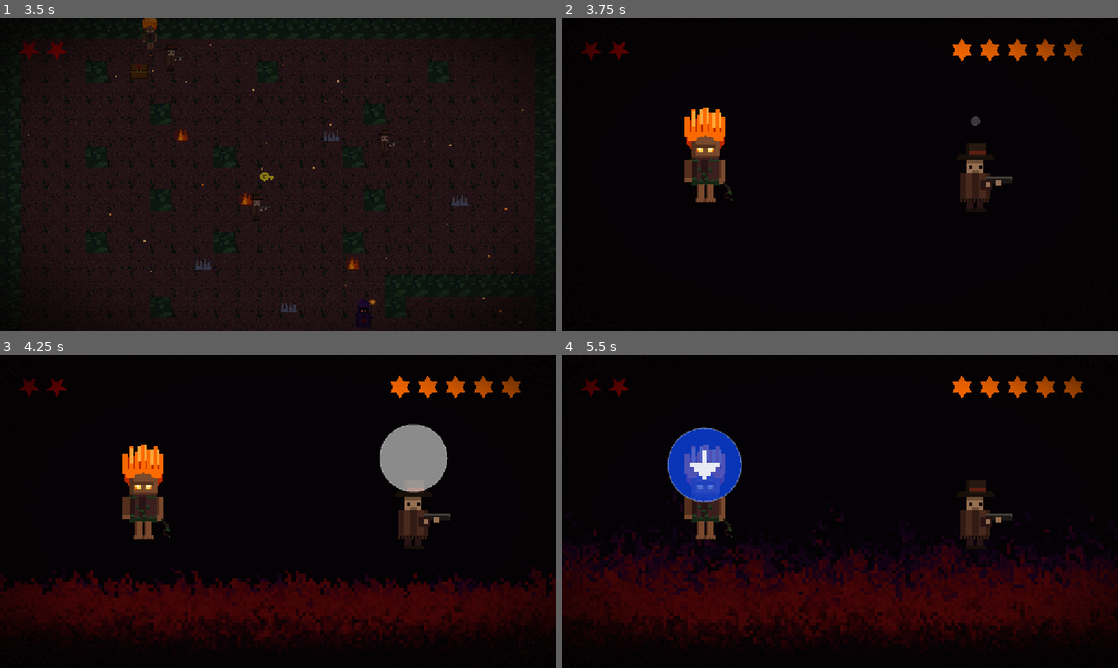
Above: before the commit, frames 1-4 (two rows, left to right).
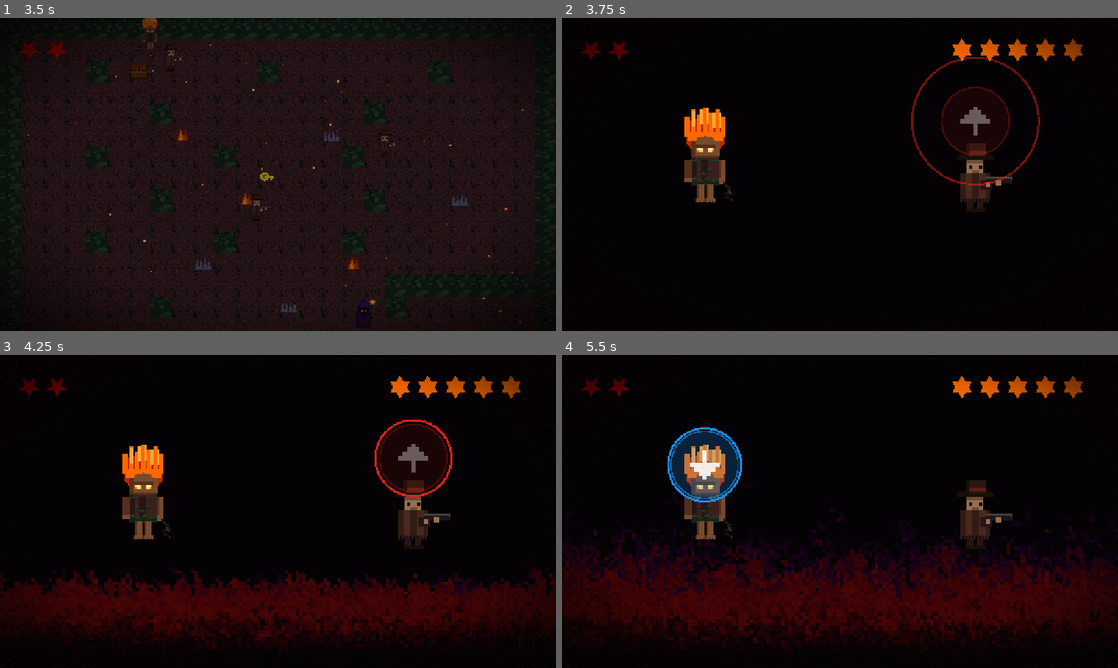
Above: after the commit, the same moments.

Repository: baltazarparra/darkgrid
Game: Godot game, scene res://scenes/ui/main_menu.tscn
Same seed, same stepped clock (60 frames per second), same inputs: the game is played once before the commit and once after it.
Inputs (mouse positions are in pixels of both pictures, inside the frame that each line leads up to):
- Up to frame 1 (3.5 s): click "Iniciar" at 0.5 s; click "Entrar na Floresta" at 1.25 s; tap Enter (ui_accept) at 2, 2.27 s; move the mouse to (400, 158) at 2.02 s; hold Right (ui_right) 2.03-2.75 s; hold Shift 2.03-2.75 s; click (400, 158) at 2.17 s; drag from (166, 190) to (250, 237) at 2.77 s
- Up to frame 2 (3.75 s): tap Enter (ui_accept) at 3.5 s; move the mouse to (895, 105) at 3.52 s; hold Right (ui_right) from 3.53 s (still down); tap Ctrl at 3.6 s
- Up to frame 3 (4.25 s): keep holding Right (ui_right)
- Up to frame 4 (5.5 s): release Right (ui_right) at 4.25 s; drag from (812, 574) to (673, 464) at 4.27 s; move the mouse to (1006, 558) at 5.02 s; hold Left (ui_left) from 5.03 s (still down); tap Alt at 5.1 s; tap Enter (ui_accept) at 5.27 s

Frame 1 is identical in both runs. In frame 2, 0.9% of the frame differs, in the area x 62-86%, y 12-54%; in frame 3, 2.5%, in the area x 67-82%, y 20-46%; in frame 4, 2.3%.

Commit message:
feat(combate): bolha de timing estilo Legend of Dragoon (anel convergente)
Reescreve timing_bubble.gd para o action command no estilo The Legend of
Dragoon: anel-alvo fixo + anel externo que encolhe até cruzá-lo na zona
perfeita, com o glifo da tecla (seta) sempre visível no centro. A
convergência comunica o instante exato de apertar — leitura muito mais
clara que o círculo que apenas crescia/pulsava.

- Lógica intacta: TimingSystem, fluxo de turnos e TIMING_PERFECT_* iguais.
- API preservada: show_bubble/burst_success/burst_fail/vulnerable_entered.
- RADIUS_MAX = 1.9x (extensão visual lida por _is_under_dpad); burst
  ancorado em RADIUS_TARGET. Vale p/ ataque e defesa.

Co-Authored-By: Claude Opus 4.8 <noreply@anthropic.com>

Diff:
--- a/scripts/ui/timing_bubble.gd
+++ b/scripts/ui/timing_bubble.gd
@@ -5,13 +5,18 @@
 signal vulnerable_entered
 
 # ─── Constants ─────────────────────────────────────
-const RADIUS_MIN: float = 4.0
-const RADIUS_MAX: float = 40.0
-
-const PHASE_GROW: int = 0
-const PHASE_VULNERABLE: int = 1
-const PHASE_EXPLODE: int = 2
-const PHASE_IDLE: int = 3
+## Anel-alvo fixo: marca a janela de acerto. O jogador aperta quando o anel
+## convergente se sobrepõe a ele.
+const RADIUS_TARGET: float = 40.0
+## Maior extensão visual da bolha (raio inicial do anel convergente). Lido
+## externamente por arena_manager.gd (_is_under_dpad) para afastar a bolha do
+## D-pad — manter como o maior raio que a bolha desenha.
+const RADIUS_MAX: float = RADIUS_TARGET * 1.9
+## Raio final do colapso na falha (anel encolhe para dentro do alvo).
+const RADIUS_COLLAPSE: float = RADIUS_TARGET * 0.12
+
+const PHASE_ACTIVE: int = 0
+const PHASE_IDLE: int = 1
 
 # ─── State ─────────────────────────────────────────
 var _duration: float = 0.8
@@ -19,10 +24,15 @@
 var _perfect_end: float = 0.85
 var _elapsed: float = 0.0
 var _phase: int = PHASE_IDLE
-var _radius: float = RADIUS_MIN
+var _outer_radius: float = RADIUS_MAX
 var _color: Color = Color(1, 1, 1, 0.2)
+var _target_alpha: float = 0.25
+var _arrow_alpha: float = 0.35
+var _vuln_emitted: bool = false
 var _burst_timer: float = -1.0
 var _burst_fail: bool = false
+var _burst_radius: float = RADIUS_TARGET
+var _burst_color: Color = Color(1, 1, 1, 0.9)
 var _defense_mode: bool = false
 var _vuln_color: Color = Color.TRANSPARENT
 var _key_hint: String = "up"
@@ -33,19 +43,7 @@
 
 func _process(delta: float) -> void:
 	if _burst_timer >= 0.0:
-		_burst_timer -= delta
-		var t: float = 1.0 - maxf(0.0, _burst_timer / 0.12)
-		if _burst_fail:
-			# Colapso: encolhe e escurece — leitura "morta" da falha, sem expandir.
-			_color = Color(0.2, 0.05, 0.05, lerpf(0.8, 0.0, t))
-			_radius = lerpf(RADIUS_MAX * 0.8, RADIUS_MAX * 0.3, t)
-		else:
-			_color = Color(1, 1, 1, lerpf(0.9, 0.0, t))
-			_radius = lerpf(RADIUS_MAX * 0.8, RADIUS_MAX * 1.6, t)
-		queue_redraw()
-		if _burst_timer <= 0.0:
-			_phase = PHASE_IDLE
-			visible = false
+		_process_burst(delta)
 		return
 
 	if _phase == PHASE_IDLE:
@@ -53,51 +51,88 @@
 
 	_elapsed += delta
 	var progress: float = clampf(_elapsed / _duration, 0.0, 1.0)
-
-	match _phase:
-		PHASE_GROW:
-			if progress >= _perfect_start:
-				_phase = PHASE_VULNERABLE
-				vulnerable_entered.emit()
-			else:
-				var t: float = progress / _perfect_start
-				_radius = lerpf(RADIUS_MIN, RADIUS_MAX, t)
-				_color = Color(1.0, 1.0, 1.0, lerpf(0.2, 0.55, t))
-
-		PHASE_VULNERABLE:
-			if progress >= _perfect_end:
-				_phase = PHASE_EXPLODE
-			else:
-				var t: float = (progress - _perfect_start) / (_perfect_end - _perfect_start)
-				var pulse: float = sin(t * TAU * 4.0) * 0.15
-				_radius = RADIUS_MAX * (1.1 + pulse * 0.1)
-				if _vuln_color.a > 0.0:
-					_color = Color(_vuln_color.r, _vuln_color.g, _vuln_color.b, 0.85 + pulse)
-				elif _defense_mode:
-					_color = Color(0.05 + pulse * 0.05, 0.3 + pulse * 0.1, 1.0, 0.85 + pulse)
-				else:
-					_color = Color(1.0, 0.05 + pulse * 0.1, 0.05 + pulse * 0.1, 0.85 + pulse)
-
-		PHASE_EXPLODE:
-			var t: float = (progress - _perfect_end) / (1.0 - _perfect_end)
-			_radius = RADIUS_MAX * lerpf(1.1, 3.2, t)
-			_color = Color(lerpf(0.5, 0.1, t), 0.0, 0.0, lerpf(0.7, 0.0, t))
-			if t >= 1.0:
-				_phase = PHASE_IDLE
-				visible = false
-
-	queue_redraw()
+	var pc: float = (_perfect_start + _perfect_end) * 0.5
+
+	# Anel convergente: encolhe de RADIUS_MAX até encostar no alvo exatamente no
+	# centro da zona perfeita, depois colapsa para dentro (leitura de falha).
+	if progress <= pc:
+		var t: float = progress / maxf(pc, 0.0001)
+		_outer_radius = lerpf(RADIUS_MAX, RADIUS_TARGET, t)
+	else:
+		var t: float = (progress - pc) / maxf(1.0 - pc, 0.0001)
+		_outer_radius = lerpf(RADIUS_TARGET, RADIUS_COLLAPSE, t)
+
+	var in_perfect: bool = progress >= _perfect_start and progress <= _perfect_end
+	if in_perfect and not _vuln_emitted:
+		_vuln_emitted = true
+		vulnerable_entered.emit()
+
+	# Cor do anel convergente + brilho do alvo + opacidade da seta.
+	var mode_color: Color = _mode_color()
+	if in_perfect:
+		var t: float = (progress - _perfect_start) / maxf(_perfect_end - _perfect_start, 0.0001)
+		var pulse: float = sin(t * TAU * 4.0) * 0.1
+		_color = Color(mode_color.r, mode_color.g, mode_color.b, 0.95)
+		_target_alpha = 0.7 + pulse
+		_arrow_alpha = 0.9
+	elif progress < _perfect_start:
+		var t: float = progress / maxf(_perfect_start, 0.0001)
+		_color = Color(mode_color.r, mode_color.g, mode_color.b, lerpf(0.45, 0.9, t))
+		_target_alpha = 0.25
+		_arrow_alpha = 0.35
+	else:
+		# Pós-janela: anel colapsando, esmaece.
+		var t: float = (progress - _perfect_end) / maxf(1.0 - _perfect_end, 0.0001)
+		_color = Color(mode_color.r * 0.5, mode_color.g * 0.2, mode_color.b * 0.2, lerpf(0.7, 0.0, t))
+		_target_alpha = lerpf(0.25, 0.0, t)
+		_arrow_alpha = lerpf(0.35, 0.0, t)
+
+	queue_redraw()
+
+func _process_burst(delta: float) -> void:
+	_burst_timer -= delta
+	var t: float = 1.0 - maxf(0.0, _burst_timer / 0.12)
+	if _burst_fail:
+		# Colapso: encolhe e escurece — leitura "morta" da falha.
+		_burst_color = Color(0.2, 0.05, 0.05, lerpf(0.8, 0.0, t))
+		_burst_radius = lerpf(RADIUS_TARGET * 0.8, RADIUS_TARGET * 0.3, t)
+	else:
+		_burst_color = Color(1, 1, 1, lerpf(0.9, 0.0, t))
+		_burst_radius = lerpf(RADIUS_TARGET * 0.8, RADIUS_TARGET * 1.6, t)
+	queue_redraw()
+	if _burst_timer <= 0.0:
+		_phase = PHASE_IDLE
+		visible = false
 
 func _draw() -> void:
-	if _phase == PHASE_IDLE and _burst_timer < 0.0:
-		return
-	draw_circle(Vector2.ZERO, _radius, _color)
-	draw_arc(Vector2.ZERO, _radius, 0.0, TAU, 32, Color(1, 1, 1, _color.a * 0.4), 1.5)
-	if _phase == PHASE_VULNERABLE:
-		_draw_arrow(_key_hint)
+	if _burst_timer >= 0.0:
+		draw_circle(Vector2.ZERO, _burst_radius, _burst_color)
+		draw_arc(Vector2.ZERO, _burst_radius, 0.0, TAU, 32, Color(1, 1, 1, _burst_color.a * 0.4), 1.5)
+		return
+
+	if _phase == PHASE_IDLE:
+		return
+
+	# 1. Anel-alvo fixo (a janela de acerto). Acende na zona perfeita.
+	var target_col: Color = _mode_color()
+	draw_circle(Vector2.ZERO, RADIUS_TARGET, Color(target_col.r, target_col.g, target_col.b, _target_alpha * 0.35))
+	draw_arc(Vector2.ZERO, RADIUS_TARGET, 0.0, TAU, 40, Color(target_col.r, target_col.g, target_col.b, _target_alpha), 2.0)
+
+	# 2. Anel convergente (o timer): encolhe em direção ao alvo.
+	draw_arc(Vector2.ZERO, _outer_radius, 0.0, TAU, 40, _color, 2.5)
+
+	# 3. Glifo da tecla (seta) no centro — sempre visível enquanto a janela está ativa.
+	_draw_arrow(_key_hint, _arrow_alpha)
 
 # ─── Private helpers ───────────────────────────────
-func _draw_arrow(dir: String) -> void:
+func _mode_color() -> Color:
+	if _vuln_color.a > 0.0:
+		return Color(_vuln_color.r, _vuln_color.g, _vuln_color.b, 1.0)
+	if _defense_mode:
+		return Color(0.1, 0.6, 1.0, 1.0)
+	return Color(1.0, 0.15, 0.1, 1.0)
+
+func _draw_arrow(dir: String, alpha: float) -> void:
 	const PX: float = 5.0
 	var grid: Array
 	match dir:
@@ -148,7 +183,7 @@
 	for row in rows:
 		for col in cols:
 			if grid[row][col] == "X":
-				draw_rect(Rect2(ox + col * PX, oy + row * PX, PX, PX), Color(1.0, 1.0, 1.0, 0.9))
+				draw_rect(Rect2(ox + col * PX, oy + row * PX, PX, PX), Color(1.0, 1.0, 1.0, alpha))
 
 # ─── Public API ────────────────────────────────────
 func show_bubble(world_pos: Vector2, duration: float, perfect_start: float, perfect_end: float, defense: bool = false, vuln_color: Color = Color.TRANSPARENT, key_hint: String = "up") -> void:
@@ -156,13 +191,16 @@
 	_perfect_start = perfect_start
 	_perfect_end = perfect_end
 	_elapsed = 0.0
-	_phase = PHASE_GROW
+	_phase = PHASE_ACTIVE
 	_burst_timer = -1.0
+	_vuln_emitted = false
 	_defense_mode = defense
 	_vuln_color = vuln_color
 	_key_hint = key_hint
-	_radius = RADIUS_MIN
-	_color = Color(1, 1, 1, 0.2)
+	_outer_radius = RADIUS_MAX
+	_target_alpha = 0.25
+	_arrow_alpha = 0.35
+	_color = Color(1, 1, 1, 0.45)
 	position = world_pos
 	visible = true
 	queue_redraw()
@@ -176,8 +214,8 @@
 	_phase = PHASE_IDLE
 	_burst_fail = false
 	_burst_timer = 0.12
-	_color = Color(1, 1, 1, 0.9)
-	_radius = RADIUS_MAX * 0.8
+	_burst_color = Color(1, 1, 1, 0.9)
+	_burst_radius = RADIUS_TARGET * 0.8
 	visible = true
 	queue_redraw()
 
@@ -186,7 +224,7 @@
 	_phase = PHASE_IDLE
 	_burst_fail = true
 	_burst_timer = 0.12
-	_color = Color(0.2, 0.05, 0.05, 0.8)
-	_radius = RADIUS_MAX * 0.8
+	_burst_color = Color(0.2, 0.05, 0.05, 0.8)
+	_burst_radius = RADIUS_TARGET * 0.8
 	visible = true
 	queue_redraw()
